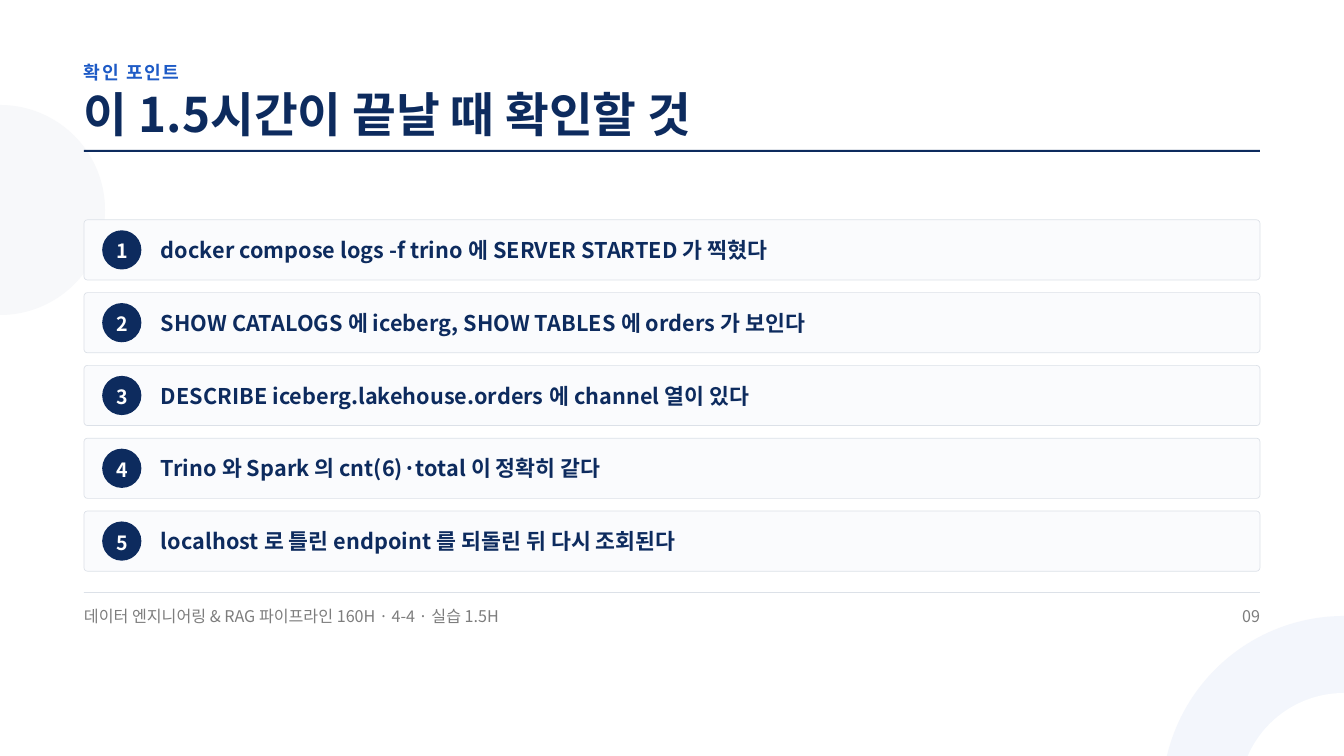
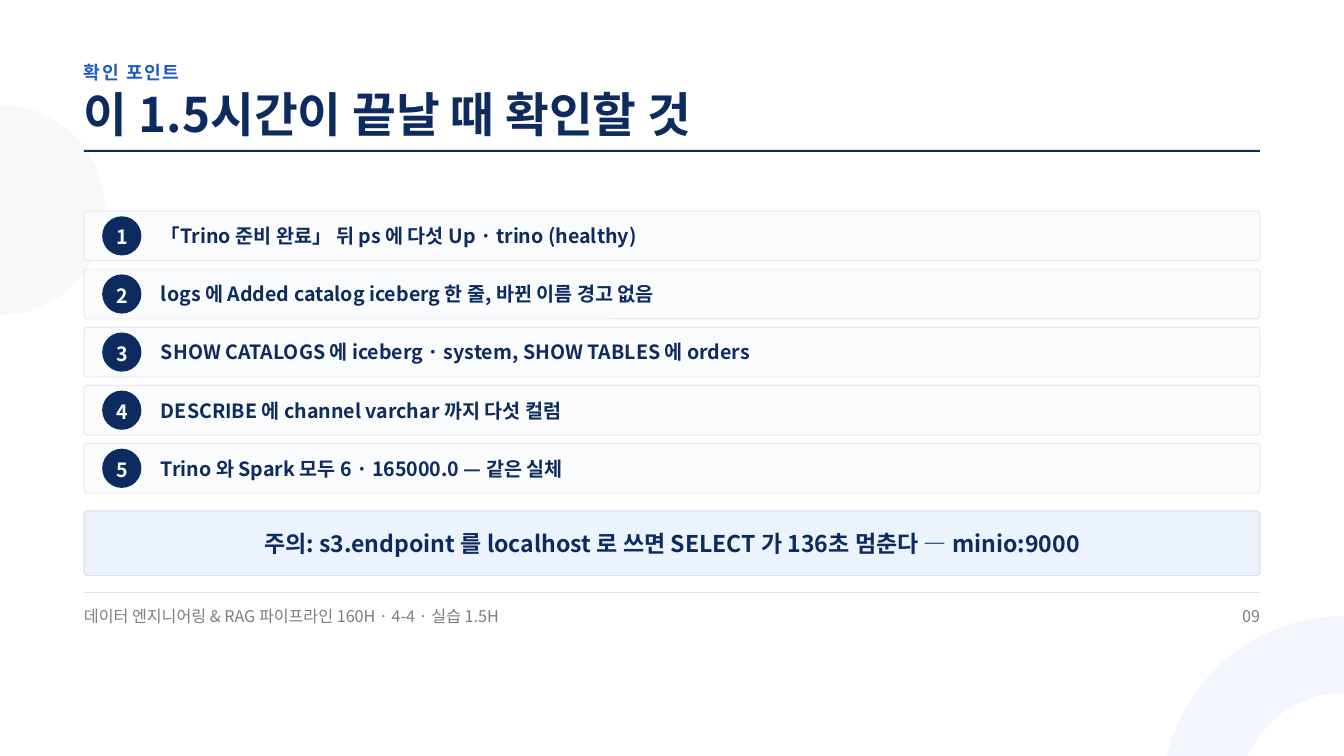
Before and after one commit to aebonlee/materials, a slide deck: slide 9 of data-eng/decks/w4d4s2.pptx. Drawn at 1344x756 pixels with LibreOffice and Linux fonts; fonts in the diff are those of the drawing. Boxes give left, top, right and bottom in pixels: in the first picture for what was removed or moved away, otherwise in the second. Text is boxed around its words. In the diff, an @@ line names an element or a change of style, - is before the commit and + after.

```diff
--- a/data-eng/decks/w4d4s2.pptx
+++ b/data-eng/decks/w4d4s2.pptx
@@ rounded rectangle resized from (x1=84, y1=220, x2=1260, y2=280) to (x1=84, y1=211, x2=1260, y2=261) @@
@@ text "1" moved from (x1=116, y1=243, x2=128, y2=258) to (x1=116, y1=229, x2=128, y2=244) @@
@@ ellipse moved from (x1=102, y1=230, x2=141, y2=269) to (x1=102, y1=216, x2=141, y2=255) @@
@@ text at (x1=161, y1=226, x2=636, y2=248): text changed; size 23.2 to 21 pt @@
-docker compose logs -f trino 에 SERVER STARTED 가 찍혔다
+「Trino 준비 완료」 뒤 ps 에 다섯 Up · trino (healthy)
@@ proportions changed in 4 elements at (x1=84, y1=444, x2=1260, y2=493), (x1=84, y1=211, x2=1260, y2=261), (x1=84, y1=385, x2=1260, y2=435), (x1=84, y1=269, x2=1260, y2=319) @@
@@ rounded rectangle resized from (x1=84, y1=292, x2=1260, y2=353) to (x1=84, y1=269, x2=1260, y2=319) @@
@@ text "2" moved from (x1=116, y1=316, x2=128, y2=331) to (x1=116, y1=288, x2=128, y2=303) @@
@@ ellipse moved from (x1=102, y1=303, x2=141, y2=342) to (x1=102, y1=274, x2=141, y2=313) @@
@@ text added at (x1=161, y1=284, x2=654, y2=306), 21 pt, text #0D2B5E, bold @@
+logs 에 Added catalog iceberg 한 줄, 바뀐 이름 경고 없음
@@ rounded rectangle added at (x1=84, y1=327, x2=1260, y2=377), fill #FAFBFD, outline #DCE1E8 0.75 pt @@
@@ text "3" moved from (x1=116, y1=389, x2=128, y2=405) to (x1=116, y1=346, x2=128, y2=362) @@
@@ ellipse moved from (x1=102, y1=521, x2=141, y2=560) to (x1=102, y1=333, x2=141, y2=372) @@
@@ text at (x1=161, y1=342, x2=750, y2=364): text changed; size 23.2 to 21 pt @@
-SHOW CATALOGS 에 iceberg, SHOW TABLES 에 orders 가 보인다
+SHOW CATALOGS 에 iceberg · system, SHOW TABLES 에 orders
@@ rounded rectangle resized from (x1=84, y1=366, x2=1260, y2=426) to (x1=84, y1=385, x2=1260, y2=435) @@
@@ text "4" moved from (x1=116, y1=462, x2=128, y2=477) to (x1=116, y1=404, x2=128, y2=419) @@
@@ ellipse moved from (x1=102, y1=376, x2=141, y2=415) to (x1=102, y1=390, x2=141, y2=429) @@
@@ text at (x1=161, y1=401, x2=561, y2=420): text changed; size 23.2 to 21 pt @@
-DESCRIBE iceberg.lakehouse.orders 에 channel 열이 있다
+DESCRIBE 에 channel varchar 까지 다섯 컬럼
@@ rounded rectangle resized from (x1=84, y1=438, x2=1260, y2=499) to (x1=84, y1=444, x2=1260, y2=493) @@
@@ text "5" moved from (x1=116, y1=535, x2=128, y2=551) to (x1=116, y1=462, x2=128, y2=478) @@
@@ text at (x1=161, y1=459, x2=563, y2=481): text changed; size 23.2 to 21 pt @@
-Trino 와 Spark 의 cnt(6)·total 이 정확히 같다
+Trino 와 Spark 모두 6 · 165000.0 — 같은 실체
@@ rounded rectangle resized from (x1=84, y1=511, x2=1260, y2=571) to (x1=84, y1=511, x2=1260, y2=575) @@
@@ rounded rectangle at (x1=84, y1=511, x2=1260, y2=575): fill #FAFBFD to #EDF3FD; outline #DCE1E8 0.75 pt to #BFD3F5 0.75 pt; proportions changed @@
@@ text removed at (x1=161, y1=531, x2=676, y2=554) @@
-localhost 로 틀린 endpoint 를 되돌린 뒤 다시 조회된다
@@ text added at (x1=264, y1=529, x2=1079, y2=558), 24.8 pt, text #0D2B5E, bold @@
+주의: s3.endpoint 를 localhost 로 쓰면 SELECT 가 136초 멈춘다 — minio:9000
```
Also in this commit, not shown: 8 other slides changed, 11 other files.
